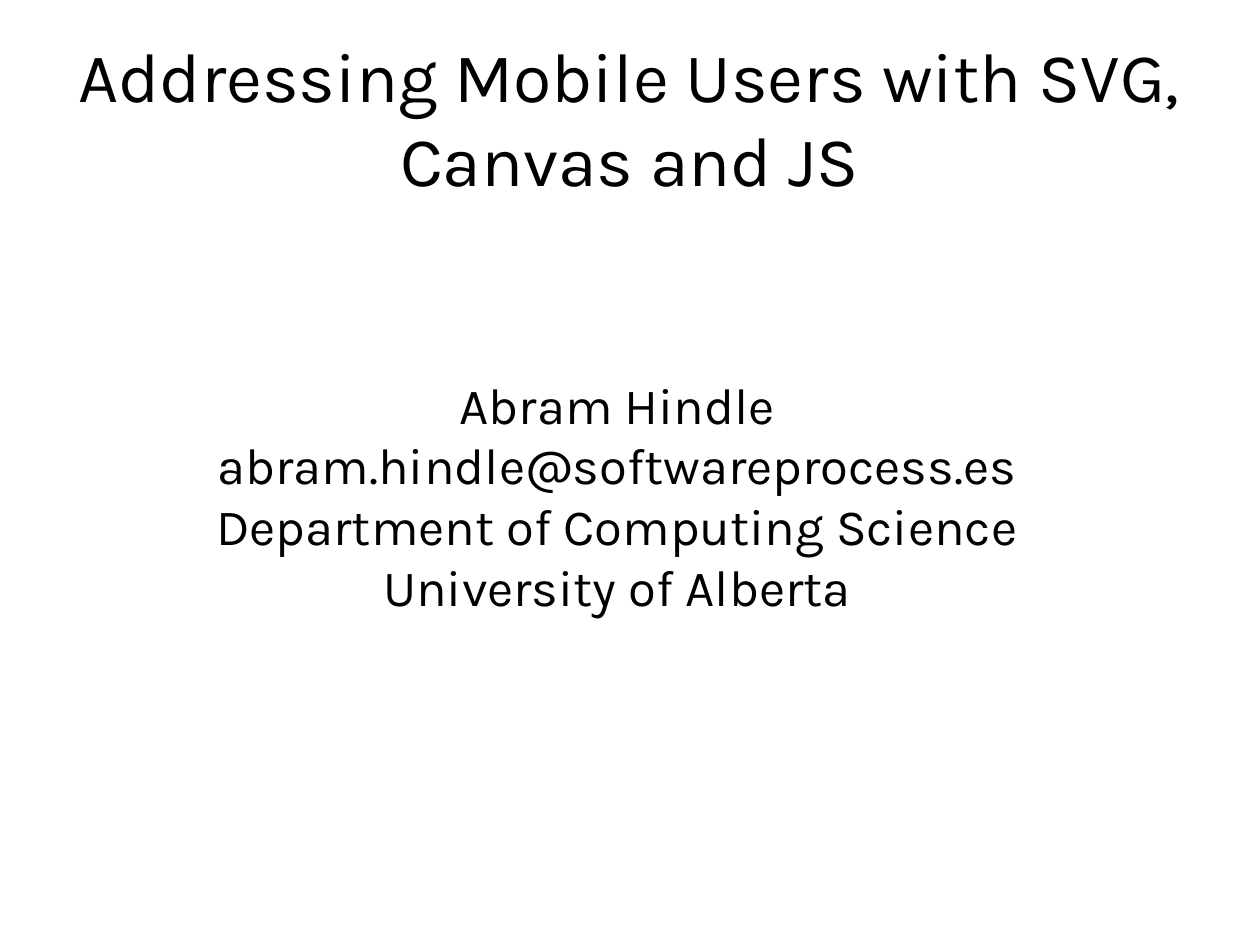
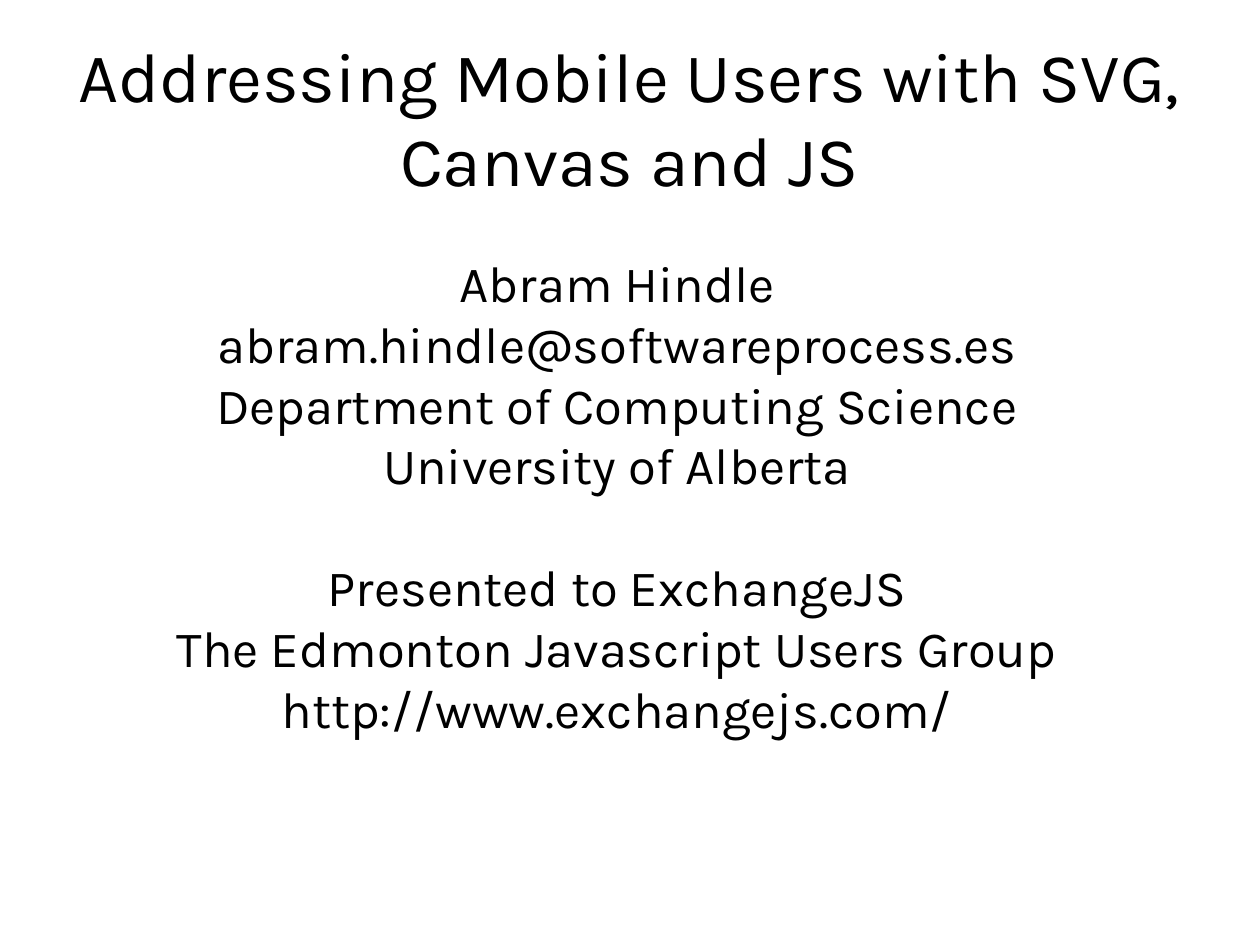
Before and after one commit to abramhindle/JS-Mobile-Touch-Canvas-Talk, a slide deck: slide 1 of canvas-talk.odp. Drawn at 1260x945 pixels with LibreOffice and Linux fonts; fonts in the diff are those of the drawing. Boxes give left, top, right and bottom in pixels: in the first picture for what was removed or moved away, otherwise in the second. Text is boxed around its words. In the diff, an @@ line names an element or a change of style, - is before the commit and + after.

```diff
--- a/canvas-talk.odp
+++ b/canvas-talk.odp
@@ subtitle at (177, 571, 1056, 741): paragraphs added @@
+Presented to ExchangeJS
+The Edmonton Javascript Users Group
+http://www.exchangejs.com/
```
Also in this commit, not shown: 3 other slides changed, 1 slide added, 1 slide removed, 1 other file.
